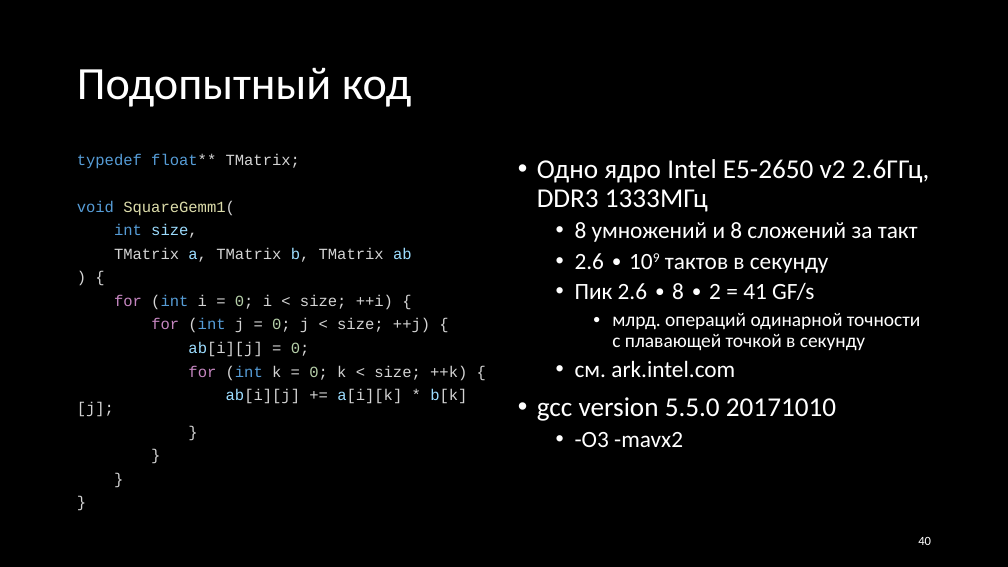
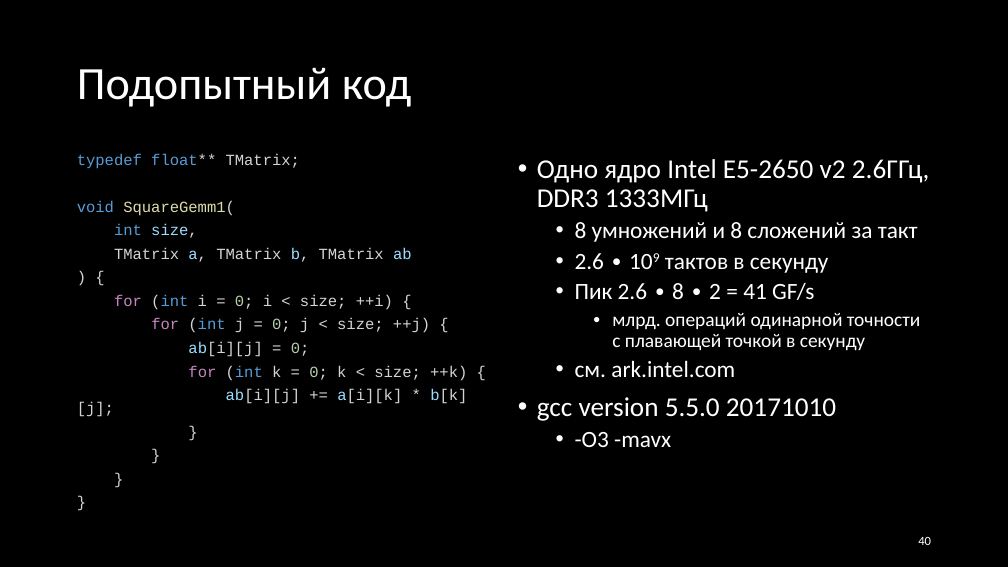
Before and after one commit to Evgueni-Petrov-aka-espetrov/Algorithms-and-Programming-in-C-pptx, a slide deck: slide 40 of 27 Эффективный код.pptx. Drawn at 1008x567 pixels with LibreOffice and Linux fonts; fonts in the diff are those of the drawing. Boxes give left, top, right and bottom in pixels: in the first picture for what was removed or moved away, otherwise in the second. Text is boxed around its words. In the diff, an @@ line names an element or a change of style, - is before the commit and + after.

```diff
--- a/27 Эффективный код.pptx
+++ b/27 Эффективный код.pptx
@@ text at [575,432,671,447]: text changed @@
-  • -O3 -mavx2
+  • -O3 -mavx
```
Also in this commit, not shown: 1 other slide changed, 1 slide added.
